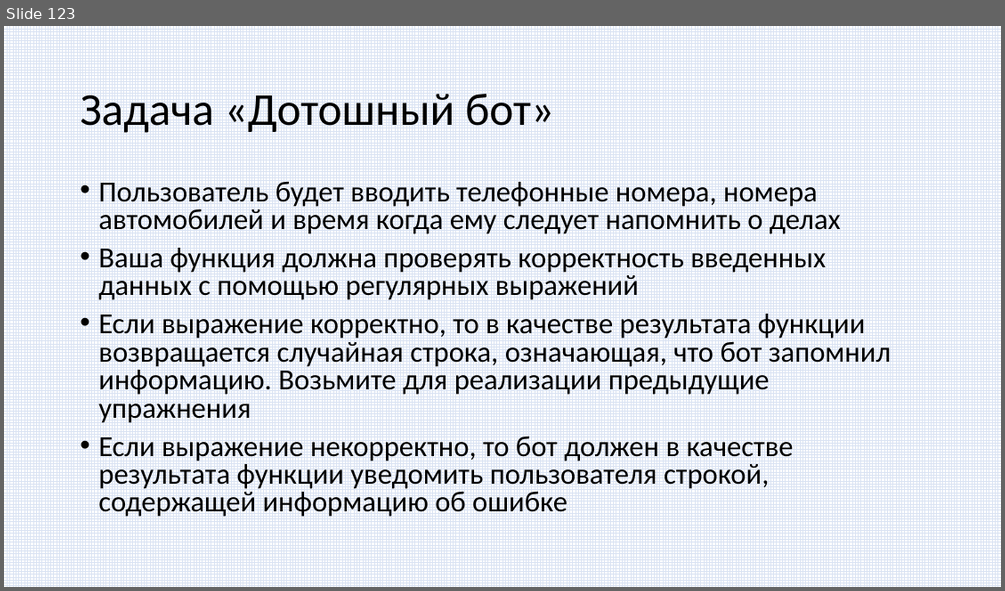
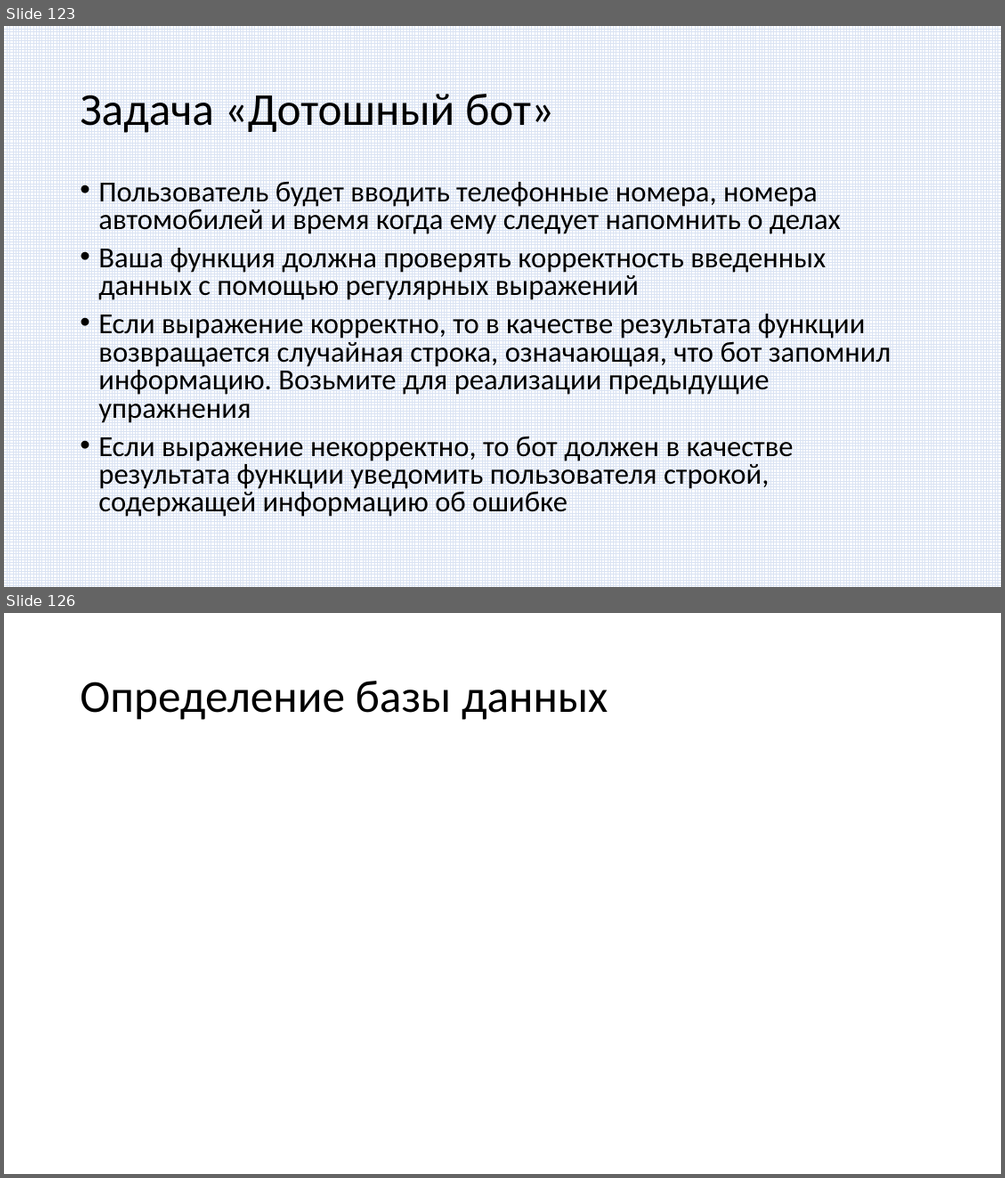
Before and after one commit to paveltsytovich/telegram-course, a slide deck: Presentation/Разработка ботов для телеграмм на Python.pptx. Shown one above the other, each under a label of ours: slide 123 before the commit, slides 123 and 126 after it; the slides between them are not shown. The pictures are 1005x591 and 1005x1178 pixels, drawn with LibreOffice and Linux fonts; fonts in the diff are those of the drawing. Boxes give left, top, right and bottom in pixels: in the first picture for what was removed or moved away, otherwise in the second. Text is boxed around its words. In the diff, an @@ line names an element or a change of style, - is before the commit and + after.

```diff
--- a/Presentation/Разработка ботов для телеграмм на Python.pptx
+++ b/Presentation/Разработка ботов для телеграмм на Python.pptx
@@ slide 126 added at [4, 613, 1001, 1174], background #FFFFFF @@
@@ title added at [80, 681, 607, 720], 44 pt, text #000000 @@
+Определение базы данных
```
Also in this commit, not shown: 1 slide changed, 2 other slides added.
